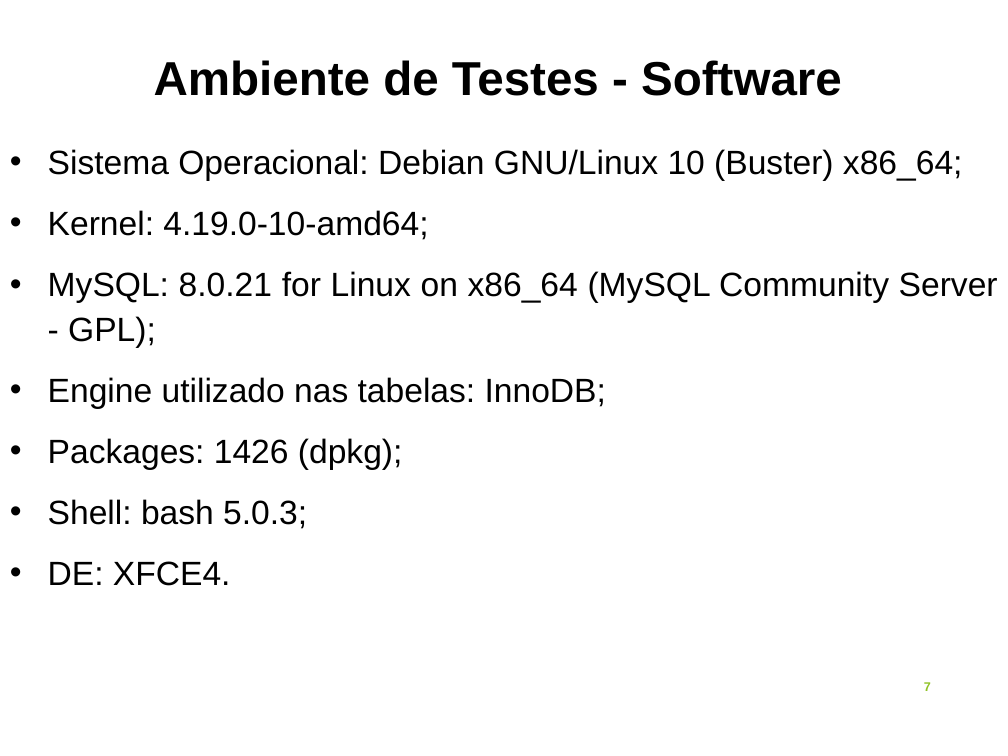
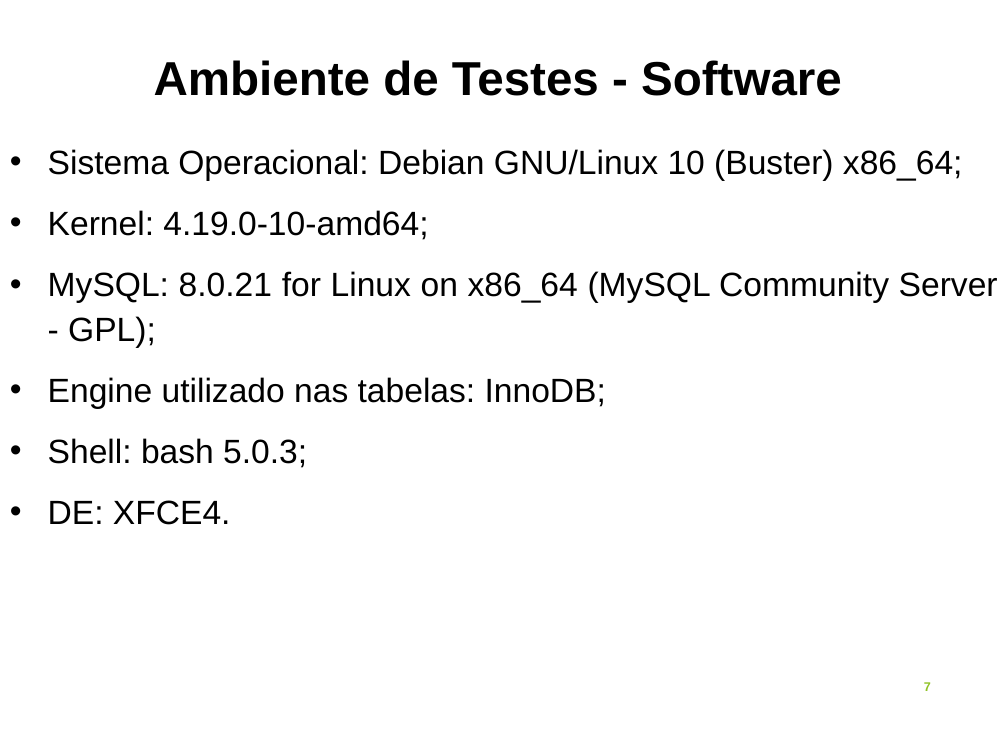
Before and after one commit to alexsandro-matias/TPC-H, a slide deck: slide 7 of final-doc/apresentacao-defesa-tcc.ppt. Drawn at 1008x756 pixels with LibreOffice and Linux fonts; fonts in the diff are those of the drawing. Boxes give left, top, right and bottom in pixels: in the first picture for what was removed or moved away, otherwise in the second. Text is boxed around its words. In the diff, an @@ line names an element or a change of style, - is before the commit and + after.

```diff
--- a/final-doc/apresentacao-defesa-tcc.ppt
+++ b/final-doc/apresentacao-defesa-tcc.ppt
@@ text at <box>48,438,403,470</box>: paragraph removed @@
-• Packages: 1426 (dpkg);
```
Also in this commit, not shown: 7 other slides changed, 2 slides added, 3 other files.
